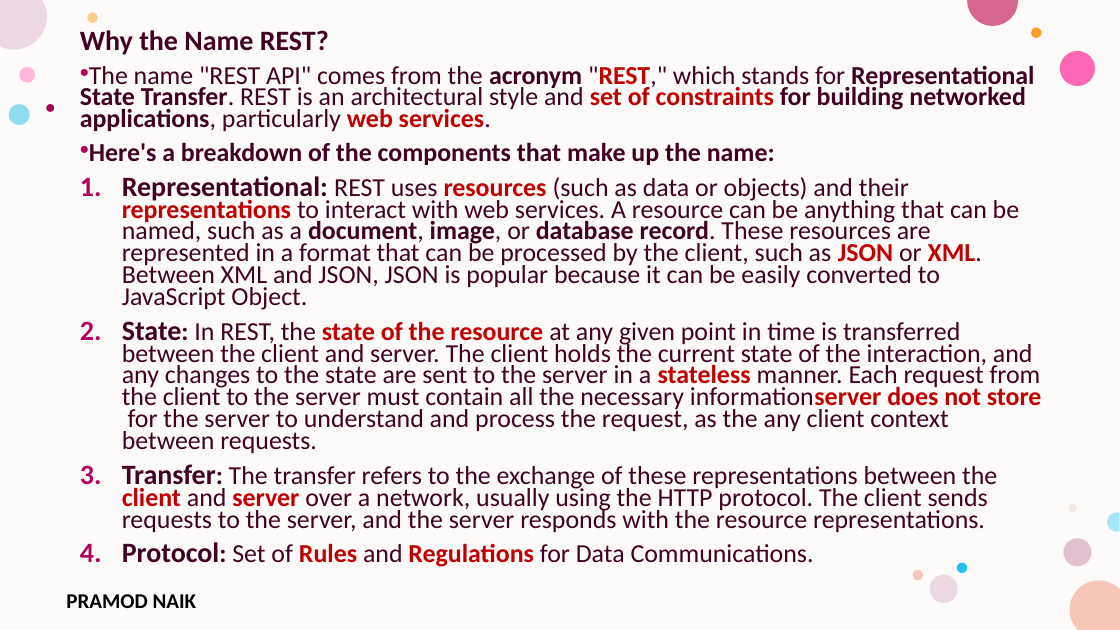
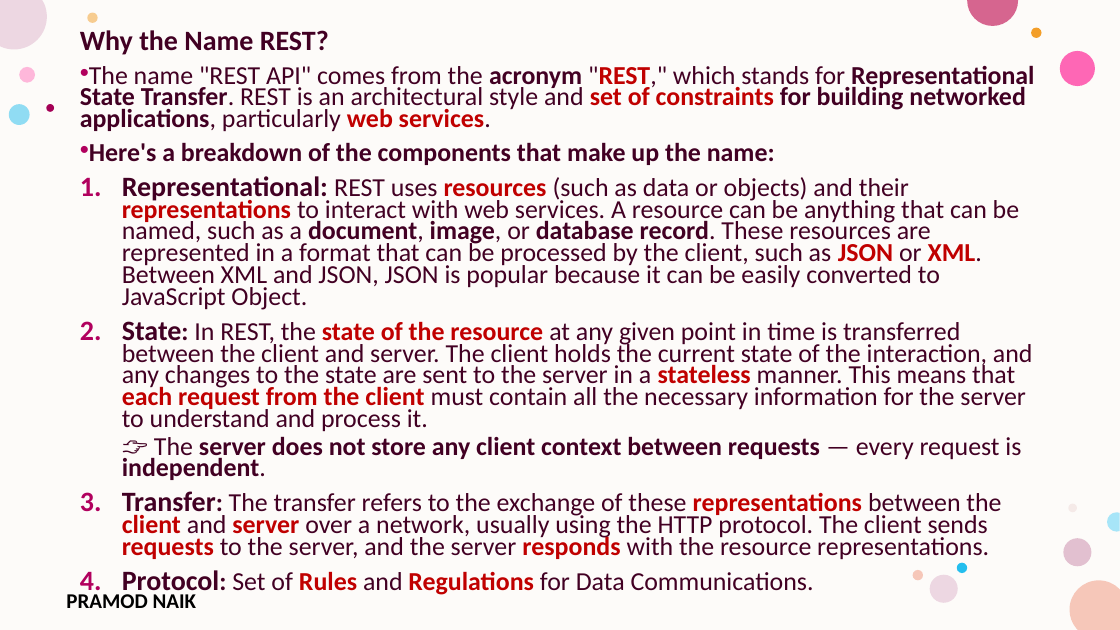
Before and after one commit to PRAMODNAIK-DEV/Node.js-Hands-on-Workshop, a slide deck: slide 15 of Day-1 – Node.js Fundamentals & HTTP Module.pptx (slide 11 before the commit). Drawn at 1120x630 pixels with LibreOffice and Linux fonts; fonts in the diff are those of the drawing; background and template pictures are left out. Boxes give left, top, right and bottom in pixels: in the first picture for what was removed or moved away, otherwise in the second. Text is boxed around its words. In the diff, an @@ line names an element or a change of style, - is before the commit and + after.

```diff
--- a/Day-1 – Node.js Fundamentals & HTTP Module.pptx
+++ b/Day-1 – Node.js Fundamentals & HTTP Module.pptx
@@ text at [122, 321, 1033, 480]: text changed @@
-2. State: In REST, the state of the resource at any given point in time is transferred between the client and server. The client holds the current state of the interaction, and any changes to the state are sent to the server in a stateless manner. Each request from the client to the server must contain all the necessary informationserver does not store for the server to understand and process the request, as the any client context between requests.
+2. State: In REST, the state of the resource at any given point in time is transferred between the client and server. The client holds the current state of the interaction, and any changes to the state are sent to the server in a stateless manner. This means that each request from the client must contain all the necessary information for the server to understand and process it.
+  👉 The server does not store any client context between requests — every request is independent.
@@ text at [122, 491, 1001, 560]: text colour #420023 to #C00000, bold on in "representations requests responds" @@
```
Also in this commit, not shown: 42 other slides changed, 13 slides added, 1 slide removed, 2 other files.
